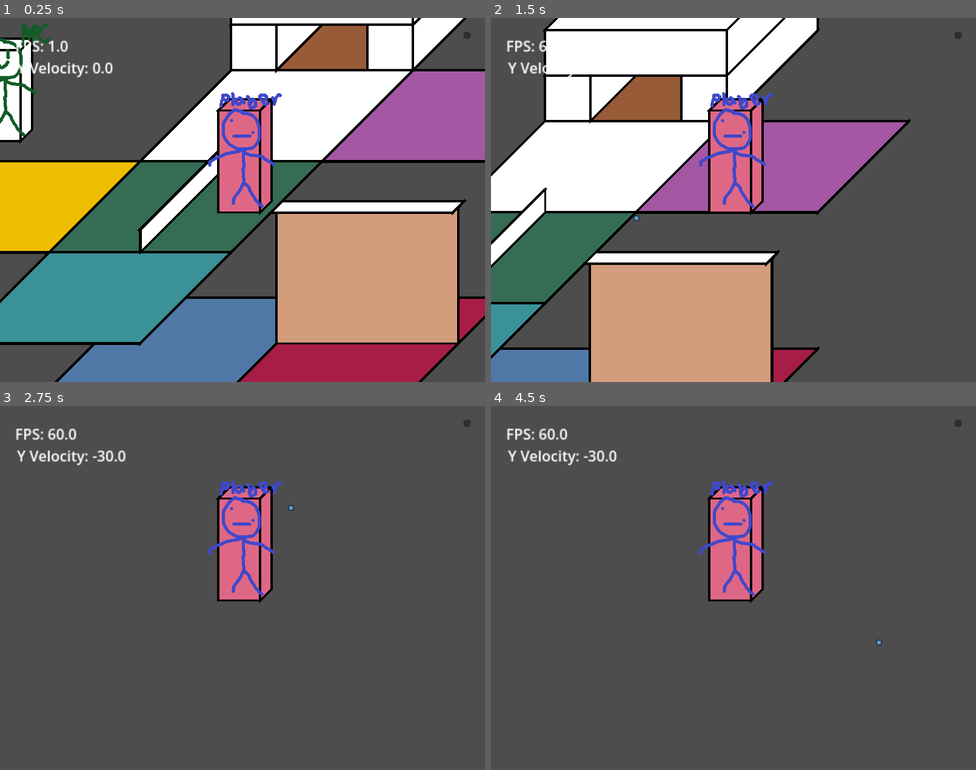
Above: before the commit, frames 1-4 (two rows, left to right).
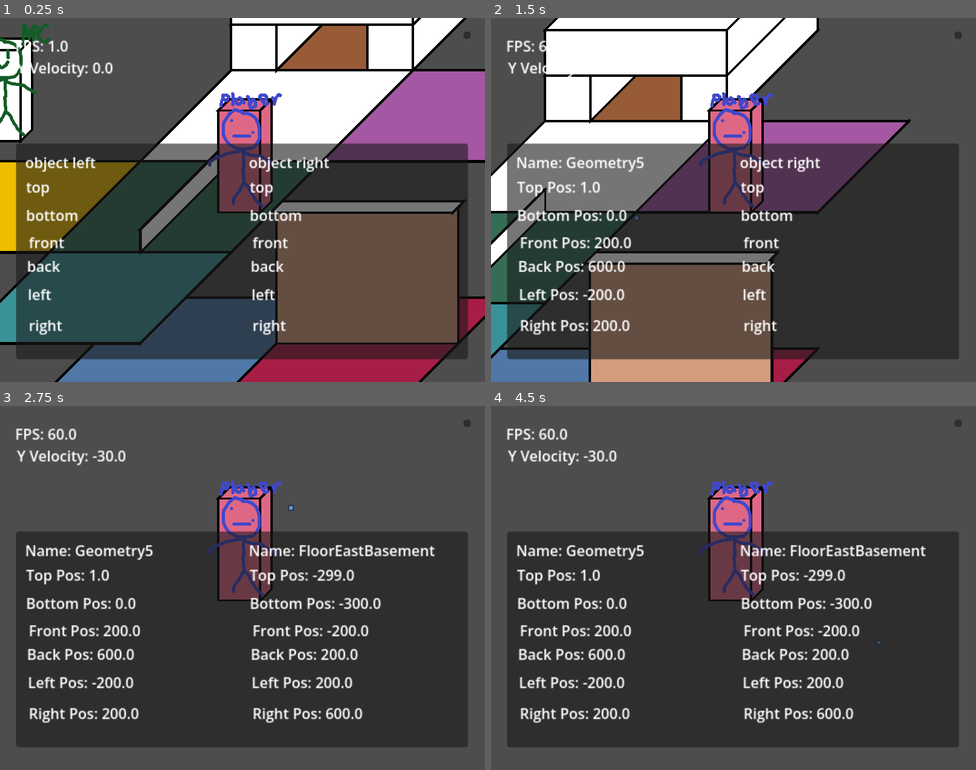
Above: after the commit, the same moments.

Repository: AlaineMagz/alizz-s-big-break
Game: Godot game, scene res://Scenes/Stages/debug_stage.tscn
Same seed, same stepped clock (60 frames per second), same inputs: the game is played once before the commit and once after it. The project has no main scene, so this scene is started directly. The engine's default icon, where the game draws it, is replaced by a stand-in: a white triangle on a blue panel in a dark square.
Inputs (mouse positions are in pixels of both pictures, inside the frame that each line leads up to):
- Up to frame 1 (0.25 s): no input
- Up to frame 2 (1.5 s): move the mouse to (840, 181) at 0.52 s; hold D (right) 0.53-1.28 s; hold E (interact) 0.53-1.28 s; tap Space (jump) at 0.77 s; click (840, 181) at 0.8 s; move the mouse to (636, 218) at 1.27 s; hold S (down) from 1.28 s (still down); click (636, 218) at 1.35 s
- Up to frame 3 (2.75 s): tap Space (jump) at 1.52 s; right-click (145, 606) at 1.55 s; move the mouse to (291, 507) at 2.02 s; release S (down) at 2.03 s; hold D (right) from 2.03 s (still down); hold Right mouse button (mouse2) from 2.03 s (still down); tap E (interact) at 2.3 s
- Up to frame 4 (4.5 s): release D (right) at 2.75 s; release Right mouse button (mouse2) at 2.75 s; click (956, 424) at 2.75 s; tap Enter at 3.5 s; move the mouse to (709, 660) at 3.52 s; hold W (up) 3.53-4.28 s; tap E (interact) at 3.6 s; tap Space (jump) at 3.77, 4.25 s; click (709, 660) at 3.8 s; move the mouse to (879, 642) at 4.27 s; press the mouse at (879, 642) at 4.28 s; hold A (left) from 4.28 s (still down)

The runs differ from the first frame. In frame 1, 52% of the frame differs, in the area x 3-97%, y 34-94%; in frame 2, 53%; in frame 3, 53%; in frame 4, 53%.
Error before the commit: Parse Error: Assignment is not allowed inside an expression. (res://Scripts/debug_panel.gd:34)

Commit message:
finished the debugging tools for getting and displaying details about selected objects under the mouse
could be built upon to make an ingame level editor. whether its just for the devs or the players will be subject for future discussion

Diff:
--- a/Scenes/Stages/debug_stage.tscn
+++ b/Scenes/Stages/debug_stage.tscn
@@ -40,7 +40,7 @@
 [node name="Camera2D" type="Camera2D" parent="Player" unique_id=1801880361]
 zoom = Vector2(0.75, 0.75)
 
-[node name="Control" type="Control" parent="Player/Camera2D" unique_id=266621718 node_paths=PackedStringArray("level")]
+[node name="Control" type="Control" parent="Player/Camera2D" unique_id=266621718 node_paths=PackedStringArray("level", "player", "left_name", "left_top", "left_bottom", "left_front", "left_back", "left_left", "left_right", "right_name", "right_top", "right_bottom", "right_front", "right_back", "right_left", "right_right")]
 z_index = 4096
 layout_mode = 3
 anchors_preset = 0
@@ -51,6 +51,21 @@
 scale = Vector2(2, 2)
 script = ExtResource("4_x5d2c")
 level = NodePath("../../../Level")
+player = NodePath("../..")
+left_name = NodePath("Panel/left object/Label")
+left_top = NodePath("Panel/left object/Label2")
+left_bottom = NodePath("Panel/left object/Label3")
+left_front = NodePath("Panel/left object/Label4")
+left_back = NodePath("Panel/left object/Label5")
+left_left = NodePath("Panel/left object/Label6")
+left_right = NodePath("Panel/left object/Label7")
+right_name = NodePath("Panel/Control/Label8")
+right_top = NodePath("Panel/Control/Label9")
+right_bottom = NodePath("Panel/Control/Label10")
+right_front = NodePath("Panel/Control/Label11")
+right_back = NodePath("Panel/Control/Label12")
+right_left = NodePath("Panel/Control/Label13")
+right_right = NodePath("Panel/Control/Label14")
 
 [node name="Label" type="Label" parent="Player/Camera2D/Control" unique_id=1026871604]
 layout_mode = 0
@@ -70,7 +85,6 @@
 player = NodePath("../../..")
 
 [node name="Panel" type="Panel" parent="Player/Camera2D/Control" unique_id=1478181527]
-visible = false
 layout_mode = 0
 offset_left = 1.0
 offset_top = 119.0125
--- a/Scripts/debug_panel.gd
+++ b/Scripts/debug_panel.gd
@@ -2,6 +2,25 @@
 
 @onready var debug_panel : Panel = self.get_child(2)
 @export var level : LevelManager
+@export var player : Player
+
+var left_object : GameObject
+@export var left_name : Label
+@export var left_top : Label
+@export var left_bottom : Label
+@export var left_front : Label
+@export var left_back : Label
+@export var left_left : Label
+@export var left_right : Label
+
+var right_object : GameObject
+@export var right_name : Label
+@export var right_top : Label
+@export var right_bottom : Label
+@export var right_front : Label
+@export var right_back : Label
+@export var right_left : Label
+@export var right_right : Label
 
 var selected_object_1 : GameObject
 var selected_object_2 : GameObject
@@ -17,6 +36,7 @@
 
 		list_of_hovered_objects.clear()
 		var level_objects : Array[Node] = level.geometry_list + level.entity_list
+		level_objects.append(player)
 
 		for object in level_objects:
 			if is_object_under_mouse(object):
@@ -25,15 +45,58 @@
 
 	last_mouse_position = get_global_mouse_position()
 
-	if Input.is_action_just_pressed("interact"):
+
+func _input(event: InputEvent) -> void:
+
+	if event.is_action_pressed("mouse1"):
+
+		if left_object == null && !list_of_hovered_objects.is_empty():
+			left_object = list_of_hovered_objects[0]
+			update_left_labels()
+		elif list_of_hovered_objects.has(left_object):
+			var i : int = (list_of_hovered_objects.find(left_object) + 1) % list_of_hovered_objects.size()
+			left_object = list_of_hovered_objects[i]
+			update_left_labels()
+		elif !list_of_hovered_objects.is_empty():
+			left_object = list_of_hovered_objects[0]
+			update_left_labels()
+
+
+	if event.is_action_pressed("mouse2"):
+
+		if right_object == null && !list_of_hovered_objects.is_empty():
+			right_object = list_of_hovered_objects[0]
+			update_right_labels()
+		elif list_of_hovered_objects.has(right_object):
+			var i : int = (list_of_hovered_objects.find(right_object) + 1) % list_of_hovered_objects.size()
+			right_object = list_of_hovered_objects[i]
+			update_right_labels()
+		elif !list_of_hovered_objects.is_empty():
+			right_object = list_of_hovered_objects[0]
+			update_right_labels()
+
+
+	if event.is_action_pressed("interact"):
 		print(list_of_hovered_objects)
 
 
-func _input(event: InputEvent) -> void:
+func update_left_labels() -> void:
+	left_name.text = "Name: " + left_object.name
+	left_top.text = "Top Pos: " + str(left_object.get_top_pos())
+	left_bottom.text = "Bottom Pos: " + str(left_object.get_bottom_pos())
+	left_front.text = "Front Pos: " + str(left_object.get_front_pos())
+	left_back.text = "Back Pos: " + str(left_object.get_back_pos())
+	left_left.text = "Left Pos: " + str(left_object.get_left_pos())
+	left_right.text = "Right Pos: " + str(left_object.get_right_pos())
 
-	if event = Input.is_action_just_pressed("mouse1"):
-
-
+func update_right_labels() -> void:
+	right_name.text = "Name: " + right_object.name
+	right_top.text = "Top Pos: " + str(right_object.get_top_pos())
+	right_bottom.text = "Bottom Pos: " + str(right_object.get_bottom_pos())
+	right_front.text = "Front Pos: " + str(right_object.get_front_pos())
+	right_back.text = "Back Pos: " + str(right_object.get_back_pos())
+	right_left.text = "Left Pos: " + str(right_object.get_left_pos())
+	right_right.text = "Right Pos: " + str(right_object.get_right_pos())
 
 func is_object_under_mouse(object : GameObject) -> bool:
 
